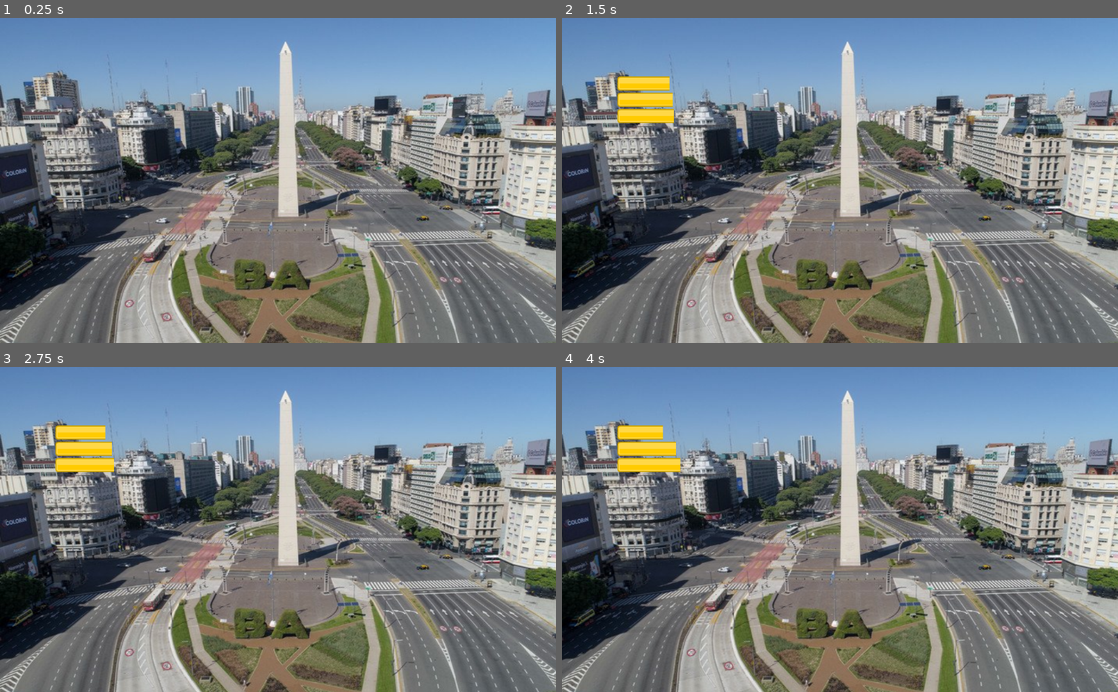
Above: before the commit, frames 1-4 (two rows, left to right).
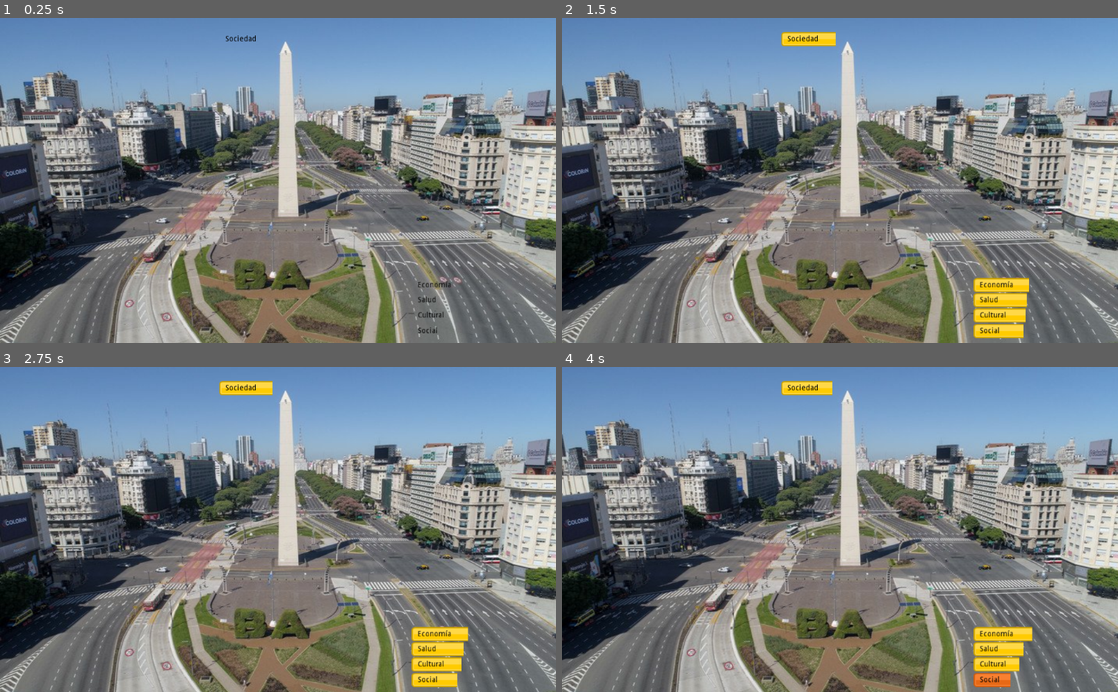
Above: after the commit, the same moments.

Repository: compumundohipermegaredUNQ/SimCovid-21
Game: Godot game, scene res://Main.tscn
The game is run twice, just before and just after one commit, with the same random seed, the same clock (stepped at 60 frames per second) and the same inputs.
Inputs:
- Up to frame 1 (0.25 s): no input
- Up to frame 2 (1.5 s): tap Enter at 0.5 s; tap Space at 1.25 s
- Up to frame 3 (2.75 s): no input
- Up to frame 4 (4 s): tap Enter at 2.75 s; tap Space at 3.5 s

The runs differ from the first frame. In frame 1, 0.2% of the frame differs, in the area x 40-82%, y 5-98%; in frame 2, 3.5%, in the area x 9-84%, y 4-99%; in frame 3, 3.4%; in frame 4, 3.3%.

Commit message:
Agrupadas las barras en un health bar group

Diff:
--- a/HealthBar.gd
+++ b/HealthBar.gd
@@ -5,12 +5,24 @@
 var bar_yellow = preload("res://assets/barHorizontal_yellow.png")
 
 export (float) var multiplier = 1
+export (String) var label = ""
+export (float) var percentage = 1
 
 onready var healthbar = $HealthBar
+onready var healthbar_textlabel = $HealthBarLabel
 
-func initialize(timer:Timer, progress_multiplier:float):
-	multiplier = progress_multiplier
+func set_timer(timer:Timer):
 	timer.connect("timeout", self, "_update_value")
+
+func set_value(value:float):
+	healthbar.value = value
+	_update_healthbar()
+
+func get_value():
+	return healthbar.value * percentage
+
+func _ready():
+	healthbar_textlabel.set_text(label)
 
 func _update_value():
 	healthbar.value += 1 * multiplier
--- a/HealthBar.tscn
+++ b/HealthBar.tscn
@@ -3,14 +3,27 @@
 [ext_resource path="res://HealthBar.gd" type="Script" id=1]
 
 [node name="HealthDisplay" type="Node2D"]
+position = Vector2( 862.051, 480.414 )
 script = ExtResource( 1 )
 
 [node name="HealthBar" type="TextureProgress" parent="."]
-margin_left = 52.3251
-margin_top = 58.2711
-margin_right = 92.3251
-margin_bottom = 98.2711
+margin_left = 1.18917
+margin_top = -8.01086e-05
+margin_right = 41.1892
+margin_bottom = 39.9999
 value = 50.0
+tint_under = Color( 0.027451, 0, 0, 1 )
 __meta__ = {
 "_edit_use_anchors_": false
 }
+
+[node name="HealthBarLabel" type="RichTextLabel" parent="."]
+margin_left = 11.8921
+margin_top = 5.94604
+margin_right = 124.892
+margin_bottom = 22.946
+custom_colors/default_color = Color( 0, 0, 0, 1 )
+fit_content_height = true
+__meta__ = {
+"_edit_use_anchors_": false
+}
--- /dev/null
+++ b/HealthBarGroup.gd
@@ -0,0 +1,19 @@
+extends Node2D
+
+onready var economia_bar = $EconomiaBar
+onready var salud_bar = $SaludBar
+onready var cultural_bar = $CulturalBar
+onready var social_bar = $SocialBar
+onready var overall_bar = $OverallBar
+var global_timer
+
+func initialize(timer:Timer):
+	economia_bar.set_timer(timer)
+	salud_bar.set_timer(timer)
+	cultural_bar.set_timer(timer)
+	social_bar.set_timer(timer)
+	timer.connect("timeout", self, "_update_overall_value")
+
+func _update_overall_value():
+	var overall_value = economia_bar.get_value() + salud_bar.get_value() + cultural_bar.get_value() + social_bar.get_value()
+	overall_bar.set_value(overall_value)
--- /dev/null
+++ b/HealthBarGroup.tscn
@@ -0,0 +1,34 @@
+[gd_scene load_steps=3 format=2]
+
+[ext_resource path="res://HealthBar.tscn" type="PackedScene" id=1]
+[ext_resource path="res://HealthBarGroup.gd" type="Script" id=2]
+
+[node name="HealthBarGroup" type="Node2D"]
+script = ExtResource( 2 )
+
+[node name="EconomiaBar" parent="." instance=ExtResource( 1 )]
+position = Vector2( 757.4, 480.414 )
+label = "Economía"
+percentage = 0.3
+
+[node name="SaludBar" parent="." instance=ExtResource( 1 )]
+position = Vector2( 757.4, 507.766 )
+multiplier = -1.0
+label = "Salud"
+percentage = 0.4
+
+[node name="CulturalBar" parent="." instance=ExtResource( 1 )]
+position = Vector2( 757.4, 536.307 )
+multiplier = -2.0
+label = "Cultural"
+percentage = 0.1
+
+[node name="SocialBar" parent="." instance=ExtResource( 1 )]
+position = Vector2( 757.4, 564.847 )
+multiplier = -4.0
+label = "Social"
+percentage = 0.2
+
+[node name="OverallBar" parent="." instance=ExtResource( 1 )]
+position = Vector2( 403.017, 26.1367 )
+label = "Sociedad"
--- a/Main.gd
+++ b/Main.gd
@@ -1,18 +1,7 @@
 extends Node
 
 onready var timer = $Timer
-onready var health_bar_scene := preload("res://HealthBar.tscn")
+onready var healt_bar_group = $HealthBarGroup
 
 func _ready():
-	var healthbar1 = health_bar_scene.instance()
-	var healthbar2 = health_bar_scene.instance()
-	var healthbar3 = health_bar_scene.instance()
-	healthbar1.initialize(timer, -2)
-	healthbar2.initialize(timer, 1)
-	healthbar3.initialize(timer, 2)
-	add_child(healthbar1)
-	add_child(healthbar2)
-	add_child(healthbar3)
-	healthbar1.set_position(Vector2(50,50))
-	healthbar2.set_position(Vector2(50,80))
-	healthbar3.set_position(Vector2(50,110))
+	healt_bar_group.initialize(timer)
--- a/Main.tscn
+++ b/Main.tscn
@@ -2,7 +2,7 @@
 
 [ext_resource path="res://assets/background.jpg" type="Texture" id=1]
 [ext_resource path="res://Main.gd" type="Script" id=2]
-[ext_resource path="res://HealthBar.tscn" type="PackedScene" id=3]
+[ext_resource path="res://HealthBarGroup.tscn" type="PackedScene" id=3]
 
 [node name="Main" type="Node"]
 script = ExtResource( 2 )
@@ -19,5 +19,4 @@
 [node name="Timer" type="Timer" parent="."]
 autostart = true
 
-[node name="HealthDisplay" parent="." instance=ExtResource( 3 )]
-position = Vector2( 200, 200 )
+[node name="HealthBarGroup" parent="." instance=ExtResource( 3 )]
